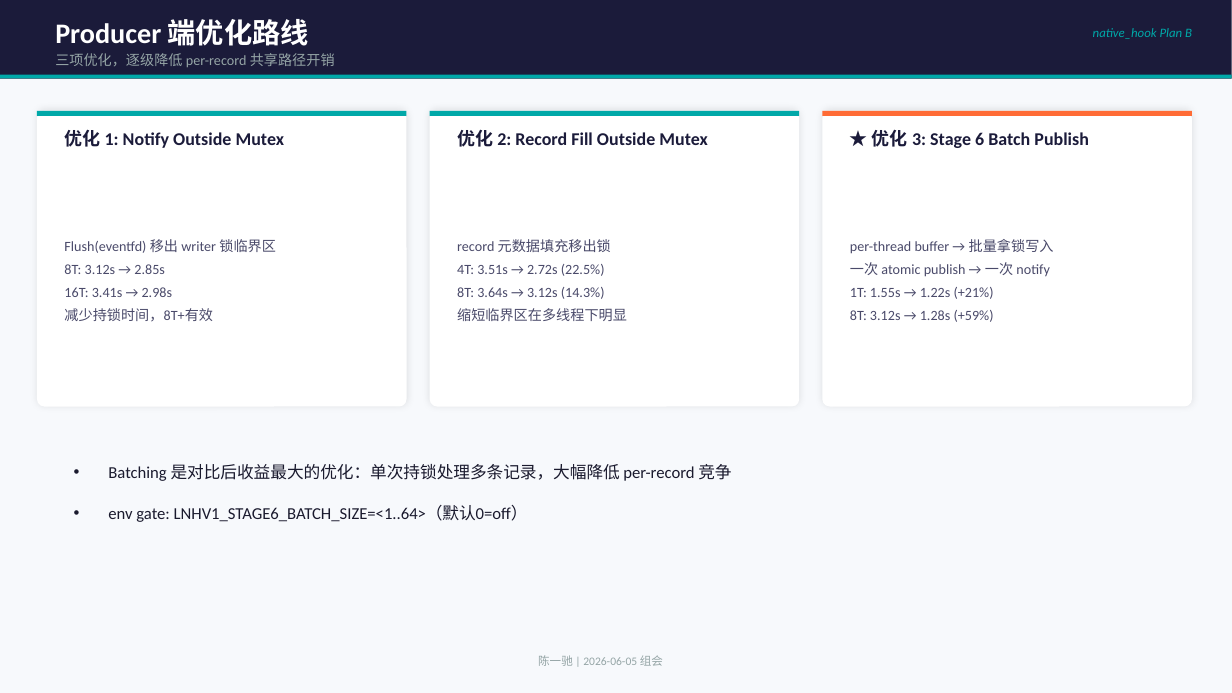
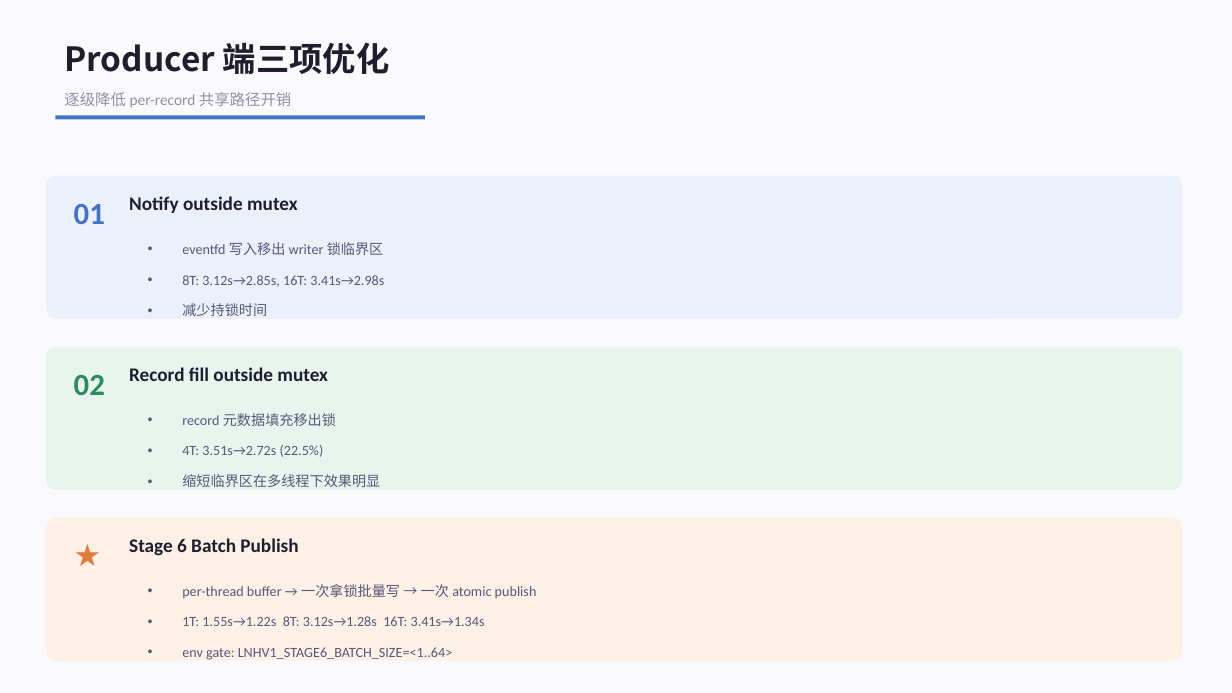
Before and after one commit to YiChiChen1106/Nativehook_linux_planb, a slide deck: slide 4 of presentation/native_hook_progress_2026-06-05.pptx. Drawn at 1232x693 pixels with LibreOffice and Linux fonts; fonts in the diff are those of the drawing. Boxes give left, top, right and bottom in pixels: in the first picture for what was removed or moved away, otherwise in the second. Text is boxed around its words. In the diff, an @@ line names an element or a change of style, - is before the commit and + after.

Commit message:
Redesign PPT v2: warm modern style, big numbers, flat cards

```diff
--- a/presentation/native_hook_progress_2026-06-05.pptx
+++ b/presentation/native_hook_progress_2026-06-05.pptx
@@ background #F7F9FC to #FAFAFC @@
@@ rectangle removed at box(0, 0, 1232, 79) @@
@@ text removed at box(1093, 28, 1192, 39) @@
-native_hook Plan B
@@ text at box(64, 42, 390, 74): text changed; size 22 to 26 pt; font Calibri to Noto Sans CJK SC; text colour #FFFFFF to #1E1E2E @@
-Producer 端优化路线
+Producer 端三项优化
@@ rectangle removed at box(0, 75, 1232, 79) @@
@@ rounded rectangle removed at box(37, 111, 407, 407) @@
@@ rectangle: place and size @@
-rectangle at box(37, 111, 407, 116)
+rectangle at box(55, 116, 425, 119)
@@ rectangle at box(55, 116, 425, 119): fill #00A8A8 to #4472C4 @@
@@ text at box(64, 92, 291, 108): text changed; size 11 to 12 pt; text colour #95A5A6 to #9090A8 @@
-三项优化，逐级降低 per-record 共享路径开销
+逐级降低 per-record 共享路径开销
@@ rectangle removed at box(430, 111, 799, 116) @@
@@ rounded rectangle removed at box(823, 111, 1192, 407) @@
@@ rectangle removed at box(823, 111, 1192, 116) @@
@@ rounded rectangle: place and size @@
-rounded rectangle at box(430, 111, 799, 407)
+rounded rectangle at box(46, 176, 1183, 319)
@@ rounded rectangle at box(46, 176, 1183, 319): fill #FFFFFF to #EBF0FA; shadow off; proportions changed @@
@@ text added at box(74, 204, 105, 224), 24 pt, text #4472C4, bold @@
+01
@@ text at box(129, 196, 298, 213): text changed; size 14 to 15 pt; text colour #1B1B3A to #1E1E2E @@
-优化 1: Notify Outside Mutex
+Notify outside mutex
@@ text at box(182, 242, 384, 316): text changed; text colour #4A4A6A to #585878 @@
-Flush(eventfd) 移出 writer 锁临界区
-8T: 3.12s → 2.85s
-16T: 3.41s → 2.98s
-减少持锁时间，8T+有效
+• eventfd 写入移出 writer 锁临界区
+• 8T: 3.12s→2.85s, 16T: 3.41s→2.98s
+• 减少持锁时间
@@ rounded rectangle added at box(46, 347, 1183, 490), fill #E8F5EE @@
@@ text added at box(74, 375, 105, 395), 24 pt, text #2D8C5E, bold @@
+02
@@ text at box(129, 367, 328, 381): text changed; size 14 to 15 pt; text colour #1B1B3A to #1E1E2E @@
-优化 2: Record Fill Outside Mutex
+Record fill outside mutex
@@ text "record 元数据填充移出锁": place and size @@
-text "record 元数据填充移出锁" at box(457, 239, 627, 321)
+text "record 元数据填充移出锁" at box(182, 413, 380, 487)
@@ text at box(182, 413, 336, 426): text colour #4A4A6A to #585878 in "record 元数据填充移出锁"; bullet none to •; line spacing 18pt to 24pt @@
@@ text at box(182, 445, 380, 487): text changed; text colour #4A4A6A to #585878 @@
-4T: 3.51s → 2.72s (22.5%)
-8T: 3.64s → 3.12s (14.3%)
-缩短临界区在多线程下明显
+• 4T: 3.51s→2.72s (22.5%)
+• 缩短临界区在多线程下效果明显
@@ text removed at box(108, 464, 731, 522) @@
-• Batching 是对比后收益最大的优化：单次持锁处理多条记录，大幅降低 per-record 竞争
-• env gate: LNHV1_STAGE6_BATCH_SIZE=<1..64>（默认0=off）
@@ rounded rectangle added at box(46, 518, 1183, 661), fill #FDF0E6 @@
@@ text added at box(65, 531, 120, 578), 24 pt, text #E07B3C, bold @@
+★
@@ text at box(129, 538, 298, 556): text changed; size 14 to 15 pt; text colour #1B1B3A to #1E1E2E @@
-★ 优化 3: Stage 6 Batch Publish
+Stage 6 Batch Publish
@@ vertical alignment middle to top in 3 elements at box(182, 242, 384, 316), box(182, 413, 380, 487), box(182, 584, 537, 659) @@
@@ text at box(182, 584, 537, 659): text changed; text colour #4A4A6A to #585878 @@
-per-thread buffer → 批量拿锁写入
-一次 atomic publish → 一次 notify
-1T: 1.55s → 1.22s (+21%)
-8T: 3.12s → 1.28s (+59%)
+• per-thread buffer → 一次拿锁批量写 → 一次 atomic publish
+• 1T: 1.55s→1.22s 8T: 3.12s→1.28s 16T: 3.41s→1.34s
+• env gate: LNHV1_STAGE6_BATCH_SIZE=<1..64>
@@ text removed at box(538, 655, 663, 666) @@
-陈一驰 | 2026-06-05 组会
```
Also in this commit, not shown: 9 other slides changed, 1 other file.
